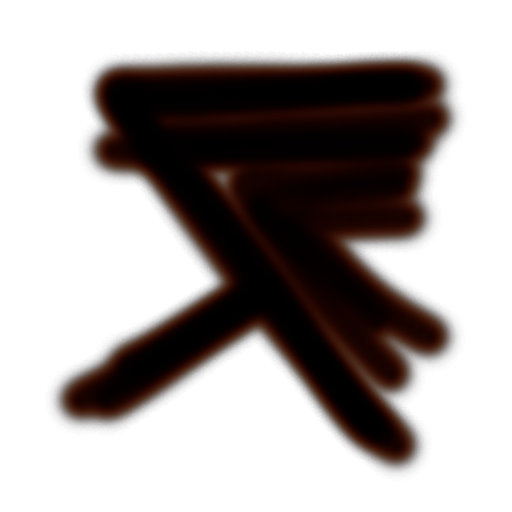
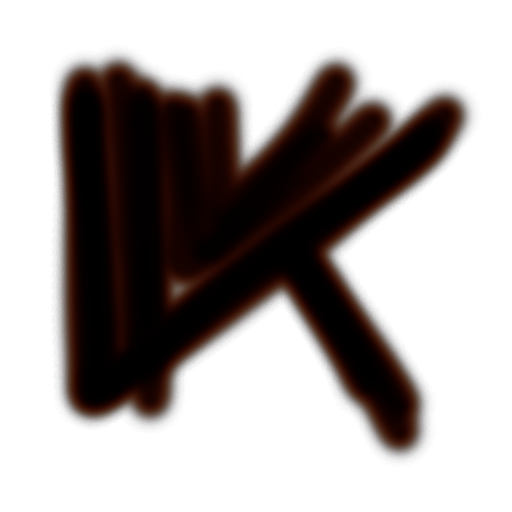
Two versions of the same layered image (512px x 512px). Layer-by-layer changes:
painted on "Lager 4 kopiera" over 45, 46, 466, 467
painted on "Lager 3 kopiera" over 49, 49, 482, 482
painted on "Lager 2 kopiera" over 50, 44, 469, 469
painted on "Lager 4" (1st of 3, in "Red") over 45, 46, 466, 467
painted on "Lager 3" (1st of 3, in "Red") over 49, 49, 482, 482
painted on "Lager 2" (1st of 3, in "Red") over 50, 44, 469, 469
painted on "Lager 4" (2nd of 3, in "Green") over 45, 46, 466, 467
painted on "Lager 3" (2nd of 3, in "Green") over 49, 49, 482, 482
painted on "Lager 2" (2nd of 3, in "Green") over 50, 44, 469, 469
painted on "Lager 4" (3rd of 3, in "Blue") over 45, 46, 466, 467
painted on "Lager 3" (3rd of 3, in "Blue") over 49, 49, 482, 482
painted on "Lager 2" (3rd of 3, in "Blue") over 50, 44, 469, 469
